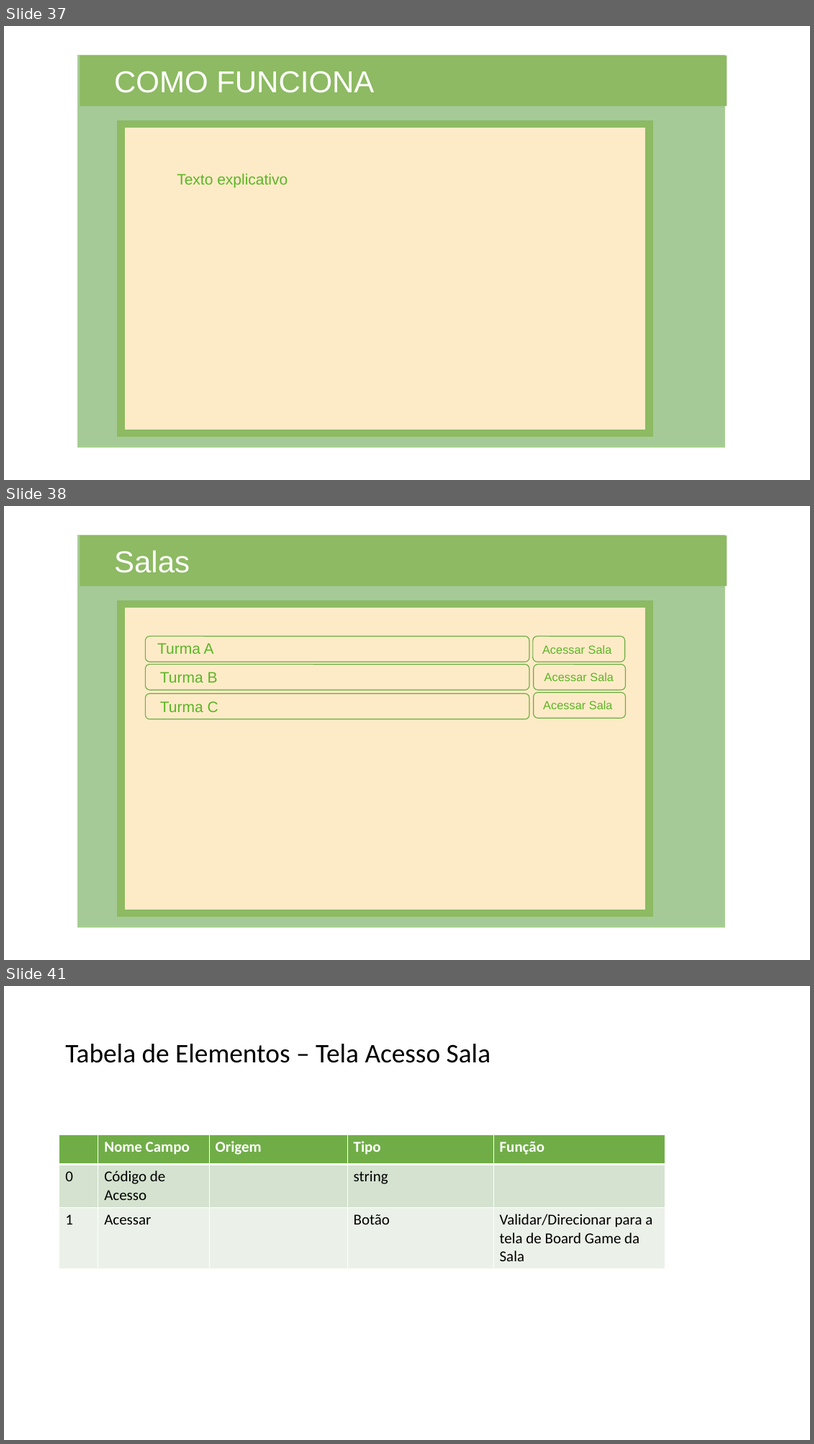
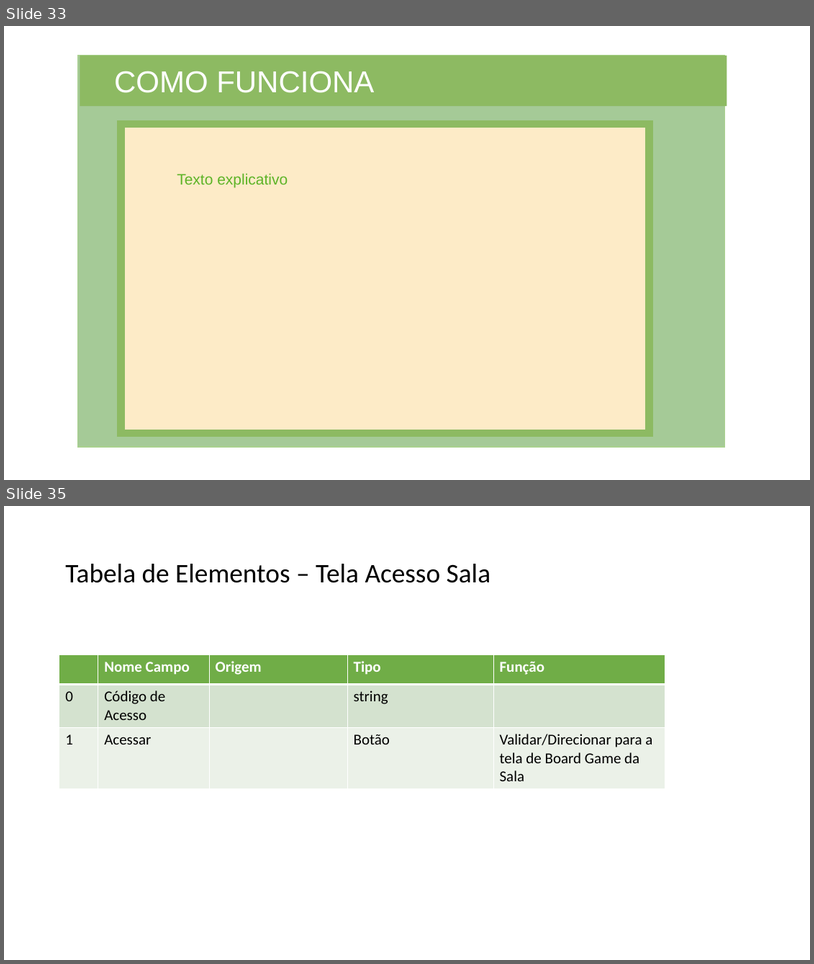
Before and after one commit to NathanReis/FTT-Recicla, a slide deck: DocumentacaoProjeto/Protótipo_Visual.pptx. Shown one above the other, each under a label of ours: slides 37, 38 and 41 before the commit, slides 33 and 35 after it; the slides between them are not shown. The pictures are 814x1444 and 814x964 pixels, drawn with LibreOffice and Linux fonts; fonts in the diff are those of the drawing. Boxes give left, top, right and bottom in pixels: in the first picture for what was removed or moved away, otherwise in the second. Text is boxed around its words. In the diff, an @@ line names an element or a change of style, - is before the commit and + after.

```diff
--- a/DocumentacaoProjeto/Protótipo_Visual.pptx
+++ b/DocumentacaoProjeto/Protótipo_Visual.pptx
@@ slide 38 removed at [4,506,810,960], background #FFFFFF @@
@@ rectangle removed at [78,536,725,926] @@
@@ rectangle removed at [80,536,727,587] @@
@@ text removed at [114,550,190,573] @@
-Salas
@@ rectangle removed at [117,600,653,916] @@
@@ rounded rectangle removed at [124,608,646,909] @@
@@ rounded rectangle removed at [146,636,530,662] @@
@@ text removed at [157,643,214,654] @@
-Turma A
@@ rounded rectangle removed at [533,636,625,662] @@
@@ text removed at [543,645,612,654] @@
-Acessar Sala
@@ rounded rectangle removed at [146,664,530,690] @@
@@ text removed at [160,672,218,682] @@
-Turma B
@@ rounded rectangle removed at [534,664,626,690] @@
@@ text removed at [545,672,614,681] @@
-Acessar Sala
@@ rounded rectangle removed at [146,693,530,719] @@
@@ rounded rectangle removed at [534,692,626,718] @@
@@ text removed at [160,701,219,712] @@
-Turma C
@@ text removed at [543,700,613,709] @@
-Acessar Sala
@@ what was slide 37 is now slide 33 @@
@@ what was slide 41 is now slide 35 @@
```
Also in this commit, not shown: 7 slides changed, 5 other slides removed, 5 other files.
